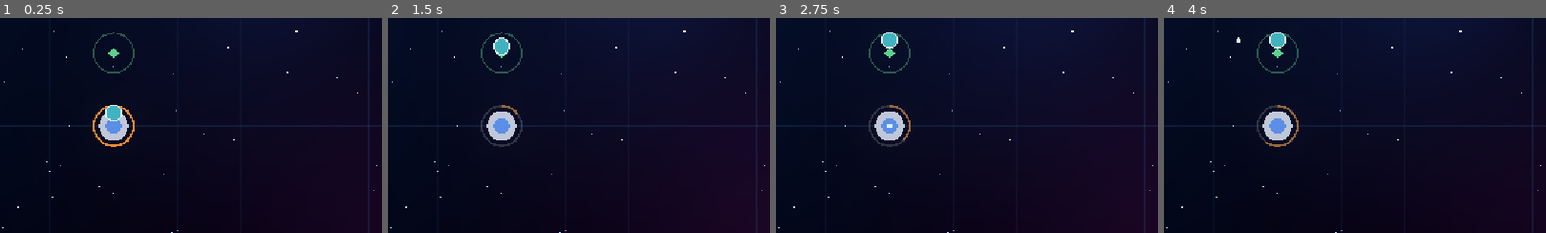
Above: before the commit, frames 1-4 (left to right).
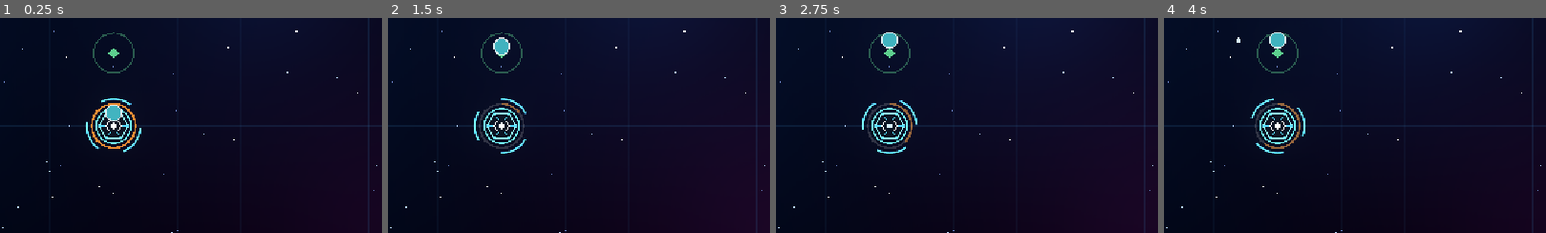
Above: after the commit, the same moments.

Repository: tapiokdev/squadron-concept-game
Game: Godot game, scene res://main.tscn
Same seed, same stepped clock (60 frames per second), same inputs: the game is played once before the commit and once after it.
Inputs (mouse positions are % of the whole screen's width and height, from its top left):
- Up to frame 1 (0.25 s): no input
- Up to frame 2 (1.5 s): tap Enter at 0.5 s; move the mouse to (72, 45) at 0.52 s; click (72, 45) at 0.67 s; drag from (30, 55) to (45, 70) at 1.27 s
- Up to frame 3 (2.75 s): move the mouse to (60, 28) at 2.02 s; click (60, 28) at 2.17 s
- Up to frame 4 (4 s): tap Space at 2.75 s; drag from (45, 70) to (20, 35) at 2.77 s; move the mouse to (80, 65) at 3.52 s; click (80, 65) at 3.67 s
The pictures show only the part of the screen within x 35-85%, y 25-75%; the shares and areas given below are measured in that part.

The runs differ from the first frame. In frame 1, 1.7% of the frame differs, in the area x 22-37%, y 37-63%; in frame 2, 1.9%; in frame 3, 1.9%; in frame 4, 1.9%, in the area x 22-38%, y 37-64%.

Commit message:
Draw the tower as a neon mothership
Phase 6 chunk 3. Replaces the placeholder two-circle tower with a
geometric station: hex hull over a hex reactor core, radial spokes, and
three shield arcs orbiting outside it.

Condition is readable from the silhouette alone, without looking at the
HP number — hull lighting slides from cyan toward red as the ship is
chewed up, shield arcs go dark one at a time, and the reactor beats
faster the closer it gets to failing. Hull integrity is a thin gauge ring
kept deliberately dimmer than the arcs. Death leaves a dark wreck behind
a shockwave, debris and a camera kick.

The solid hull stays inside `radius` because enemies stop at their own
radius plus that one; only the shield ring, obviously energy rather than
plating, extends past it. Radial bands are now spaced so the hull gauge,
the meteor recharge ring and the shield arcs stay separable at actual
size, which moved the meteor ring out by 3px.

Also adds Shapes (the vector silhouettes everything else will draw) and
GlowTexture, which fixes flashes rendering as flat grey discs with a hard
rim — a soft falloff reads as light instead of paint. The nebula now
shares it. Meteor's recharge ring redraws when the tower dies; idle-and-
ready queues no redraws, so it used to linger over the wreck.

Co-Authored-By: Claude Opus 5 <noreply@anthropic.com>

Diff:
--- a/scripts/fx/fx_layer.gd
+++ b/scripts/fx/fx_layer.gd
@@ -45,6 +45,7 @@
 var _line_points := PackedVector2Array()
 var _line_colors := PackedColorArray()
 var _was_busy := false
+var _glow_tex: GradientTexture2D
 
 # --- Static API ----------------------------------------------------------
 
@@ -72,6 +73,8 @@
 	instance = self
 	# Above units, below the HUD (which is on its own CanvasLayer).
 	z_index = 40
+	# Tight core, wide halo — an explosion, not a disc of paint.
+	_glow_tex = GlowTexture.radial(128, 0.3, 0.42)
 	_pos.resize(MAX_SPARKS)
 	_vel.resize(MAX_SPARKS)
 	_life.resize(MAX_SPARKS)
@@ -159,7 +162,9 @@
 		var t: float = flash_fx.life / flash_fx.life_max
 		var color: Color = Palette.hot(flash_fx.color, 1.2 + 2.4 * t)
 		color.a = flash_fx.color.a * t * 0.9
-		draw_circle(flash_fx.pos, flash_fx.radius * (0.6 + 0.4 * (1.0 - t)), color)
+		var span: float = flash_fx.radius * (0.6 + 0.4 * (1.0 - t))
+		draw_texture_rect(_glow_tex,
+			Rect2(flash_fx.pos - Vector2(span, span), Vector2(span, span) * 2.0), false, color)
 	for ring_fx in _rings:
 		var t: float = ring_fx.life / ring_fx.life_max
 		# Fast out of the gate, easing into the final radius.
--- /dev/null
+++ b/scripts/fx/glow_texture.gd
@@ -0,0 +1,28 @@
+class_name GlowTexture
+extends RefCounted
+
+## Builds soft radial falloff textures.
+##
+## A big translucent `draw_circle` reads as a flat disc of grey paint with
+## a hard rim — fine for a solid body, wrong for anything that should look
+## like light. One small gradient texture drawn with `draw_texture_rect`
+## fixes that, costs a single draw call, and needs no shader, which suits
+## the web target. Used for explosion flashes and the nebula backdrop.
+
+## `mid_offset` / `mid_alpha` bend the falloff curve: a low alpha at a low
+## offset gives a tight hot core with a wide faint halo.
+static func radial(size: int = 128, mid_offset: float = 0.35,
+		mid_alpha: float = 0.5) -> GradientTexture2D:
+	var gradient := Gradient.new()
+	gradient.interpolation_mode = Gradient.GRADIENT_INTERPOLATE_CUBIC
+	gradient.set_color(0, Color(1, 1, 1, 1))
+	gradient.set_color(1, Color(1, 1, 1, 0))
+	gradient.add_point(mid_offset, Color(1, 1, 1, mid_alpha))
+	var texture := GradientTexture2D.new()
+	texture.gradient = gradient
+	texture.fill = GradientTexture2D.FILL_RADIAL
+	texture.fill_from = Vector2(0.5, 0.5)
+	texture.fill_to = Vector2(1.0, 0.5)
+	texture.width = size
+	texture.height = size
+	return texture
--- /dev/null
+++ b/scripts/fx/shapes.gd
@@ -0,0 +1,62 @@
+class_name Shapes
+extends RefCounted
+
+## Geometry helpers for the vector art pass.
+##
+## Nothing in this game is a sprite — every ship and station is a handful
+## of polygons — so the silhouettes are defined here once instead of being
+## re-derived inside each `_draw()`. Shapes that represent something with
+## a heading point along +X, matching `Vector2.from_angle(0)`, so callers
+## can rotate by a movement angle without correcting for it.
+
+## Regular polygon centred on the origin.
+static func ngon(radius: float, sides: int, rotation: float = 0.0) -> PackedVector2Array:
+	var points := PackedVector2Array()
+	points.resize(sides)
+	for i in sides:
+		points[i] = Vector2.from_angle(rotation + TAU * float(i) / float(sides)) * radius
+	return points
+
+## The same ring of points with the first repeated at the end, because
+## `draw_polyline` draws an open path and will not close the loop itself.
+static func closed(points: PackedVector2Array) -> PackedVector2Array:
+	if points.is_empty():
+		return points
+	var loop := points.duplicate()
+	loop.append(points[0])
+	return loop
+
+## Narrow triangle pointing along +X — the base hull for anything that
+## travels nose-first.
+static func dart(length: float, half_width: float, rotation: float = 0.0) -> PackedVector2Array:
+	return _rotated(PackedVector2Array([
+		Vector2(length, 0.0),
+		Vector2(-length * 0.6, half_width),
+		Vector2(-length * 0.6, -half_width),
+	]), rotation)
+
+## Arrowhead with swept-back wings and a notched tail, pointing along +X.
+## Reads as "fast" at small sizes where a plain triangle reads as "blob".
+static func chevron(length: float, half_width: float, rotation: float = 0.0) -> PackedVector2Array:
+	return _rotated(PackedVector2Array([
+		Vector2(length, 0.0),
+		Vector2(-length * 0.7, half_width),
+		Vector2(-length * 0.25, 0.0),
+		Vector2(-length * 0.7, -half_width),
+	]), rotation)
+
+## Star polygon alternating between the two radii.
+static func star(outer: float, inner: float, spikes: int, rotation: float = 0.0) -> PackedVector2Array:
+	var points := PackedVector2Array()
+	points.resize(spikes * 2)
+	for i in spikes * 2:
+		var radius := outer if i % 2 == 0 else inner
+		points[i] = Vector2.from_angle(rotation + TAU * float(i) / float(spikes * 2)) * radius
+	return points
+
+static func _rotated(points: PackedVector2Array, rotation: float) -> PackedVector2Array:
+	if is_zero_approx(rotation):
+		return points
+	for i in points.size():
+		points[i] = points[i].rotated(rotation)
+	return points
--- a/scripts/fx/space_backdrop.gd
+++ b/scripts/fx/space_backdrop.gd
@@ -100,18 +100,7 @@
 ## translucent discs was the texture-free option but banded visibly; a
 ## 256px gradient is smooth, and it collapses each cloud to one draw call.
 func _build_nebula_texture() -> void:
-	var gradient := Gradient.new()
-	gradient.interpolation_mode = Gradient.GRADIENT_INTERPOLATE_CUBIC
-	gradient.set_color(0, Color(1, 1, 1, 1))
-	gradient.set_color(1, Color(1, 1, 1, 0))
-	gradient.add_point(0.45, Color(1, 1, 1, 0.42))
-	_nebula_tex = GradientTexture2D.new()
-	_nebula_tex.gradient = gradient
-	_nebula_tex.fill = GradientTexture2D.FILL_RADIAL
-	_nebula_tex.fill_from = Vector2(0.5, 0.5)
-	_nebula_tex.fill_to = Vector2(1.0, 0.5)
-	_nebula_tex.width = NEBULA_TEX_SIZE
-	_nebula_tex.height = NEBULA_TEX_SIZE
+	_nebula_tex = GlowTexture.radial(NEBULA_TEX_SIZE, 0.45, 0.42)
 
 func _build_clouds() -> void:
 	# Placed proportionally so they survive a resize, and kept off-centre
--- a/scripts/skills/meteor_skill.gd
+++ b/scripts/skills/meteor_skill.gd
@@ -30,6 +30,9 @@
 func setup(enemies: EnemyPool, tower: Tower) -> void:
 	_enemies = enemies
 	_tower = tower
+	# Idle-and-ready queues no redraws, so without this the recharge ring
+	# would still be sitting on the canvas after the mothership blows up.
+	_tower.died.connect(queue_redraw)
 
 func is_ready() -> bool:
 	return _cd <= 0.0 and _impact_in < 0.0
@@ -98,9 +101,12 @@
 ## The brief requires an always-visible cooldown indicator: a recharge
 ## ring around the tower that fills clockwise and lights up when ready.
 func _draw_cooldown_ring() -> void:
-	if _tower == null:
+	# Nothing left to recharge once the mothership is a wreck.
+	if _tower == null or not _tower.alive:
 		return
-	var ring_radius := _tower.radius + 8.0
+	# Sits in the band the tower reserves for it, clear of the hull
+	# integrity ring inside and the shield arcs outside.
+	var ring_radius := _tower.radius + 11.0
 	if is_ready():
 		draw_arc(_tower.position, ring_radius, 0.0, TAU, 40, Color(1.0, 0.6, 0.2, 0.9), 3.0)
 		return
--- a/scripts/tower.gd
+++ b/scripts/tower.gd
@@ -1,8 +1,16 @@
 class_name Tower
 extends Node2D
 
-## The player: a stationary tower. No movement — all agency comes from
-## skills and summons. If it dies, the run ends.
+## The player: a stationary mothership. No movement — all agency comes
+## from skills and summons. If it dies, the run ends.
+##
+## Art note: `radius` is the combat radius, and enemies stop at their own
+## radius plus this one, so the solid hull is drawn inside it and only
+## the shield ring — obviously energy, not plating — extends past it.
+## Radial bands are shared with other systems and deliberately spaced so
+## they stay separable at actual size: radius+4 is the hull integrity ring
+## below, radius+11 is the meteor recharge ring drawn by MeteorSkill, and
+## the rotating shield arcs sit furthest out.
 
 signal hp_changed(hp: float, max_hp: float)
 signal died
@@ -10,31 +18,120 @@
 @export var max_hp: float = 140.0
 @export var radius: float = 22.0
 
+const HULL_SIDES := 6
+const SHIELD_ARCS := 3
+const HIT_FLASH_TIME := 0.22
+const SPIN_RATE := 0.34
+
 var hp: float = 0.0
 var alive := true
 
+var _hull := PackedVector2Array()
+var _hull_loop := PackedVector2Array()
+var _core := PackedVector2Array()
+var _core_loop := PackedVector2Array()
+var _spin := 0.0
+var _pulse := 0.0
+var _hit_flash := 0.0
+
 func _ready() -> void:
 	hp = max_hp
+	# The silhouette never changes shape, only colour and spin, so the
+	# point rings are built once.
+	_hull = Shapes.ngon(radius, HULL_SIDES)
+	_hull_loop = Shapes.closed(_hull)
+	_core = Shapes.ngon(radius * 0.5, HULL_SIDES)
+	_core_loop = Shapes.closed(_core)
+
+func _process(delta: float) -> void:
+	var health := _health()
+	_spin += delta * SPIN_RATE
+	# The reactor beats faster the closer the hull is to failing — an
+	# alarm the player reads without looking at the number.
+	_pulse += delta * lerpf(2.0, 7.5, 1.0 - health)
+	if _hit_flash > 0.0:
+		_hit_flash = maxf(_hit_flash - delta, 0.0)
+	queue_redraw()
+
+func _health() -> float:
+	return clampf(hp / max_hp, 0.0, 1.0) if max_hp > 0.0 else 0.0
 
 func heal(amount: float) -> void:
 	if not alive:
 		return
 	hp = minf(hp + amount, max_hp)
+	FxLayer.ring(global_position, Palette.HEAL, radius * 0.4, radius * 2.6, 0.5, 3.0)
+	FxLayer.burst(global_position, Palette.HEAL, 14, 130.0, 0.7)
 	hp_changed.emit(hp, max_hp)
 
 func take_damage(amount: float) -> void:
 	if not alive:
 		return
 	hp = maxf(hp - amount, 0.0)
+	_hit_flash = HIT_FLASH_TIME
 	# Capped so a swarm landing together still shakes hard without
 	# turning the screen into a blender.
 	GameCamera.shake(minf(0.22 + amount * 0.012, 0.75))
+	FxLayer.ring(global_position, Palette.DANGER, radius * 0.8, radius * 2.0, 0.25, 2.5)
 	hp_changed.emit(hp, max_hp)
 	if hp <= 0.0:
 		alive = false
+		_explode()
 		died.emit()
 
+func _explode() -> void:
+	FxLayer.flash(global_position, Palette.TOWER_CORE, radius * 2.6, 0.5)
+	FxLayer.ring(global_position, Palette.TOWER, radius, radius * 10.0, 0.9, 6.0)
+	FxLayer.burst(global_position, Palette.TOWER, 44, 430.0, 1.1)
+	GameCamera.shake(1.0)
+
 func _draw() -> void:
-	# Placeholder visual until the art pass.
-	draw_circle(Vector2.ZERO, radius, Color(0.75, 0.78, 0.85))
-	draw_circle(Vector2.ZERO, radius * 0.55, Color(0.35, 0.55, 0.9))
+	if not alive:
+		_draw_wreck()
+		return
+	var health := _health()
+	# Hull lighting slides toward the danger colour as the ship is chewed
+	# up, so damage is legible from the silhouette alone.
+	var edge := Palette.TOWER.lerp(Palette.DANGER, (1.0 - health) * 0.85)
+	_draw_shield(health)
+	draw_colored_polygon(_hull, Palette.HULL)
+	draw_polyline(_hull_loop, Palette.hot(edge, 1.9), 2.0)
+	for i in HULL_SIDES:
+		draw_line(_core[i], _hull[i], Palette.hot(edge, 1.1), 1.5)
+	draw_colored_polygon(_core, Palette.HULL)
+	draw_polyline(_core_loop, Palette.hot(Palette.TOWER_CORE, 1.5), 1.5)
+	var beat := 0.5 + 0.5 * sin(_pulse)
+	draw_circle(Vector2.ZERO, radius * (0.17 + 0.06 * beat),
+		Palette.hot(Palette.TOWER_CORE, 2.0 + beat))
+	if _hit_flash > 0.0:
+		var flash := _hit_flash / HIT_FLASH_TIME
+		draw_polyline(_hull_loop, Palette.hot(Palette.DANGER, 1.0 + 3.0 * flash), 3.0)
+	_draw_hull_ring(health)
+
+## Segmented shield ring. Segments go dark as the hull is worn down, so
+## the ship's condition reads at a glance from across the screen.
+func _draw_shield(health: float) -> void:
+	var ring_radius := radius * 1.85
+	var sweep := TAU / float(SHIELD_ARCS) * 0.52
+	var lit := maxi(1, ceili(SHIELD_ARCS * health))
+	for i in SHIELD_ARCS:
+		var start := _spin + TAU * float(i) / float(SHIELD_ARCS)
+		var color := Palette.hot(Palette.TOWER, 1.6) if i < lit \
+				else Palette.fade(Palette.TOWER, 0.16)
+		draw_arc(Vector2.ZERO, ring_radius, start, start + sweep, 16, color, 2.5, true)
+
+func _draw_hull_ring(health: float) -> void:
+	var ring_radius := radius + 4.0
+	draw_arc(Vector2.ZERO, ring_radius, 0.0, TAU, 40, Palette.fade(Palette.TOWER, 0.14), 2.5)
+	if health <= 0.0:
+		return
+	# Kept dimmer than the shield arcs: this is a gauge, and the arcs are
+	# what should carry the ship's silhouette from across the screen.
+	var color := Palette.TOWER.lerp(Palette.DANGER, clampf((1.0 - health) * 1.4, 0.0, 1.0))
+	draw_arc(Vector2.ZERO, ring_radius, -PI * 0.5, -PI * 0.5 + TAU * health, 40,
+		Palette.hot(color, 1.5), 2.5)
+
+func _draw_wreck() -> void:
+	draw_colored_polygon(_hull, Color(0.05, 0.04, 0.05, 0.95))
+	draw_polyline(_hull_loop, Palette.fade(Palette.DANGER, 0.5), 2.0)
+	draw_polyline(_core_loop, Palette.fade(Palette.DANGER, 0.3), 1.5)
Not shown, added: scripts/fx/glow_texture.gd.uid
Not shown, added: scripts/fx/shapes.gd.uid
